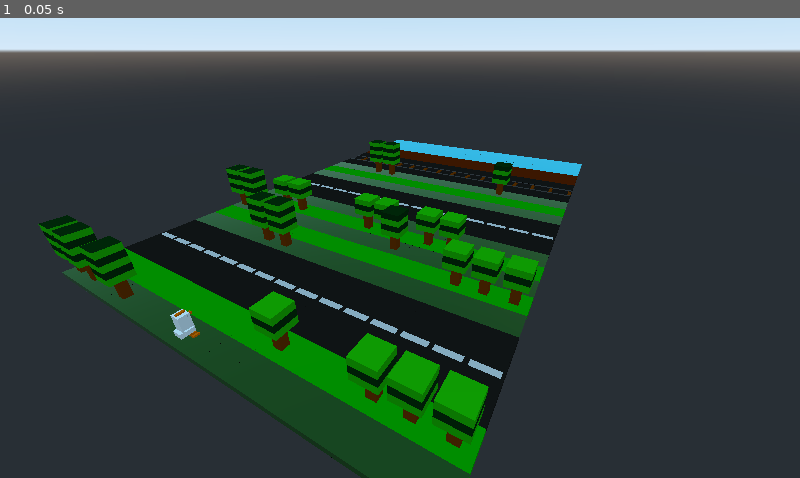
Above: before the commit, frame 1.
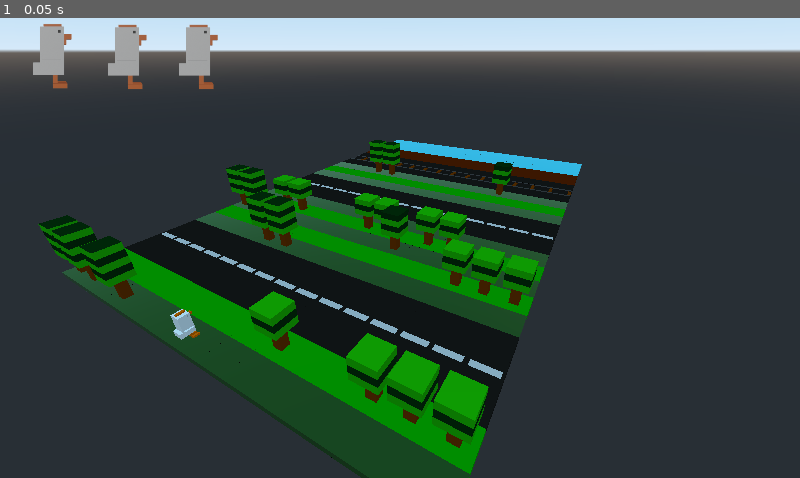
Above: after the commit, the same moment.

Repository: cesarhilario/godot-crossy-road
Game: Godot game, scene res://scenes/main.tscn
Two runs of this game, one before a commit and one after it. Both use one fixed random seed, a clock stepped at 60 frames per second and the inputs below.
Inputs:
- Up to frame 1 (0.05 s): no input

The runs differ from the first frame. In frame 1, 1.2% of the frame differs, in the area x 4-28%, y 1-16%.

Commit message:
feat: add HUD

Diff:
--- a/scenes/main.tscn
+++ b/scenes/main.tscn
@@ -1,10 +1,20 @@
-[gd_scene load_steps=4 format=2]
+[gd_scene load_steps=8 format=2]
 
 [ext_resource path="res://lib/lib.res" type="MeshLibrary" id=1]
 [ext_resource path="res://scenes/personagem.tscn" type="PackedScene" id=2]
+[ext_resource path="res://assets/vida.png" type="Texture" id=3]
+[ext_resource path="res://assets/MADE Florence Sans PERSONAL USE.otf" type="DynamicFontData" id=4]
 
 [sub_resource type="BoxShape" id=1]
 extents = Vector3( 0.443339, 0.833992, 0.490732 )
+
+[sub_resource type="DynamicFont" id=2]
+size = 48
+font_data = ExtResource( 4 )
+
+[sub_resource type="DynamicFont" id=3]
+size = 64
+font_data = ExtResource( 4 )
 
 [node name="main" type="Node"]
 
@@ -41,12 +51,42 @@
 
 [node name="placar" type="Node2D" parent="."]
 
-[node name="Label" type="Label" parent="placar"]
-margin_left = 975.0
-margin_top = 9.0
-margin_right = 1009.0
-margin_bottom = 23.0
+[node name="pts" type="Label" parent="placar"]
+margin_left = 947.0
+margin_top = 24.0
+margin_right = 981.0
+margin_bottom = 82.0
 rect_rotation = -0.696631
+custom_fonts/font = SubResource( 2 )
+text = "0"
+align = 2
+valign = 1
+
+[node name="cdr" type="Label" parent="placar"]
+margin_left = 575.0
+margin_top = 91.0
+margin_right = 609.0
+margin_bottom = 168.0
+rect_rotation = -0.696631
+custom_fonts/font = SubResource( 3 )
+text = "0"
+align = 1
+valign = 1
+
+[node name="1" type="Sprite" parent="placar"]
+position = Vector2( 65, 61 )
+scale = Vector2( 0.5, 0.5 )
+texture = ExtResource( 3 )
+
+[node name="2" type="Sprite" parent="placar"]
+position = Vector2( 161, 62 )
+scale = Vector2( 0.5, 0.5 )
+texture = ExtResource( 3 )
+
+[node name="3" type="Sprite" parent="placar"]
+position = Vector2( 252, 62 )
+scale = Vector2( 0.5, 0.5 )
+texture = ExtResource( 3 )
 
 [node name="pos_camera" type="Spatial" parent="."]
 
Binary file added: assets/vida.png
Not shown, added: assets/vida.png.import
Not shown, changed: assets/assets.blend
Not shown, removed: assets/assets.blend1
